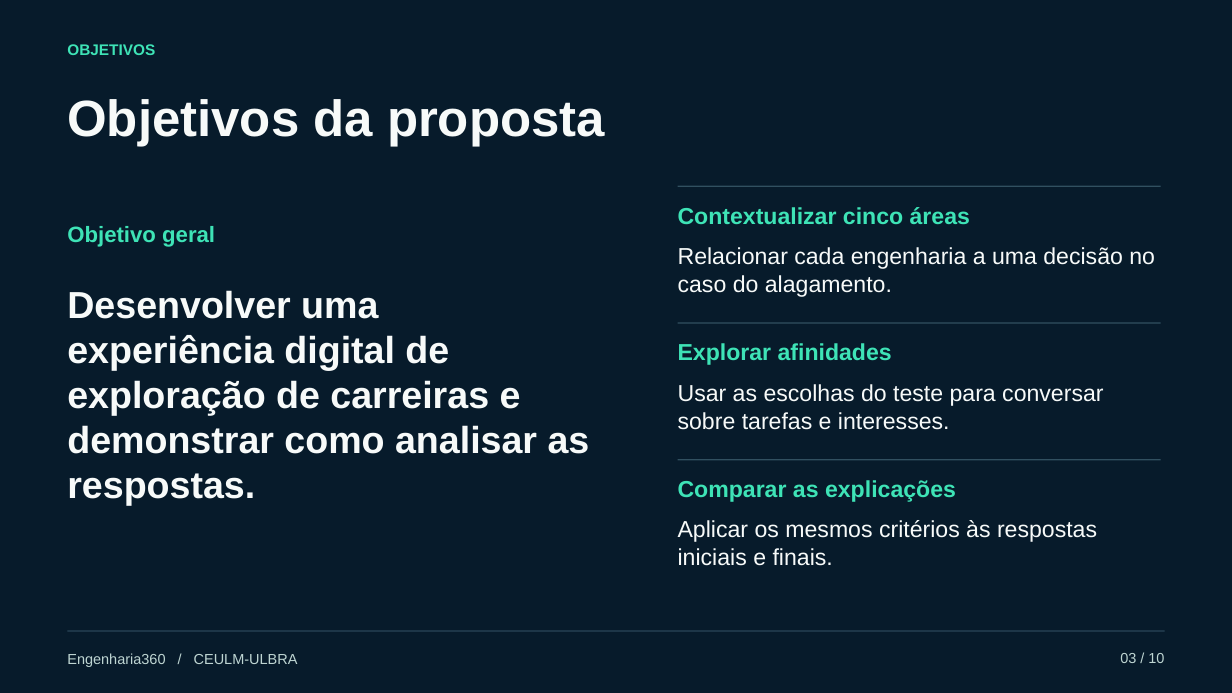
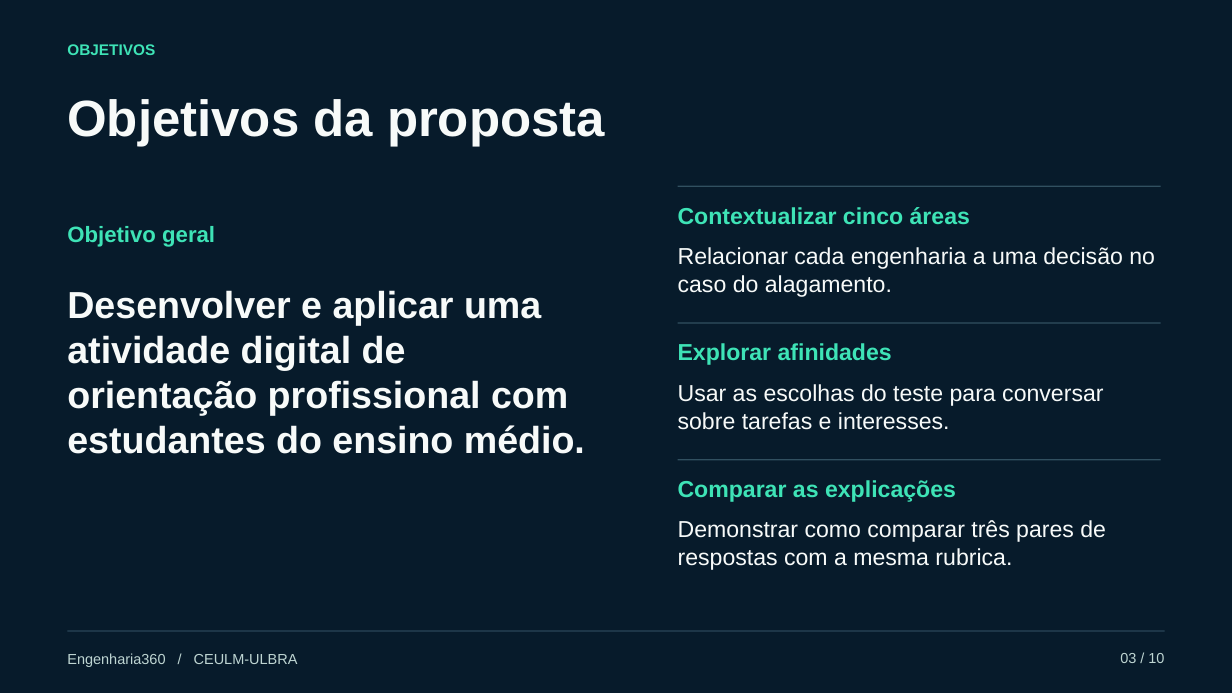
Before and after one commit to 4pv7dnwjf8-ship-it/Engenharia360, a slide deck: slide 3 of slides.pptx. Drawn at 1232x693 pixels with LibreOffice and Linux fonts; fonts in the diff are those of the drawing. Boxes give left, top, right and bottom in pixels: in the first picture for what was removed or moved away, otherwise in the second. Text is boxed around its words. In the diff, an @@ line names an element or a change of style, - is before the commit and + after.

```diff
--- a/slides.pptx
+++ b/slides.pptx
@@ text at [67,290,585,454]: text changed @@
-Desenvolver uma experiência digital de exploração de carreiras e demonstrar como analisar as respostas.
+Desenvolver e aplicar uma atividade digital de orientação profissional com estudantes do ensino médio.
@@ text at [678,520,1106,570]: text changed @@
-Aplicar os mesmos critérios às respostas iniciais e finais.
+Demonstrar como comparar três pares de respostas com a mesma rubrica.
```
Also in this commit, not shown: 4 other slides changed, 13 other files.
